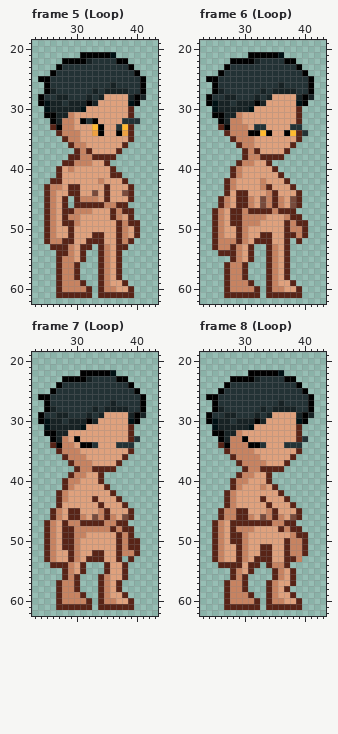
A pixel-art file gets an edit: NPC/Sasha.ase. That is the earlier state.
64x64 pixels, 18 frames. Colours within 5 levels of each other are drawn and written as one. Shown: frame 5 (Loop): x 23..43, y 19..62; frame 6 (Loop): x 23..43, y 19..62; frame 7 (Loop): x 23..43, y 19..62; frame 8 (Loop): x 23..43, y 19..62. The commit also changed other frames, which this record leaves out.
New version:
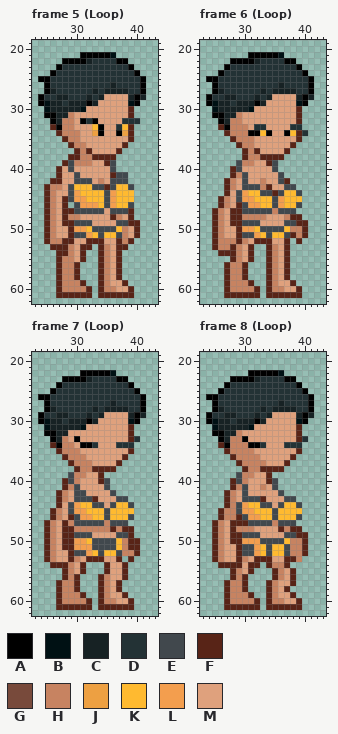
Palette (. is transparent): A #000000  B #001114  C #172224  D #233235  E #41484d  F #582417  G #784a3b  H #c78361  J #eda042  K #ffba30  L #f39e4e  M #dfa17d
What changed:
layer "Clothes" now shown
Frame 5 (Loop), layer "Clothes":
y 39: x 29 F -> E; x 36 . -> E
y 40: x 29 H -> E; x 36 F -> E
y 41: x 30 M -> E; x 37..38 F. -> EE
y 42: x 30..32 MMM -> EEE; x 36..38 MMF -> EEE
y 43: x 29..34 FFMMMM -> EKKKEE; x 36..39 MMMF -> EKKE
y 44: x 29..39 FFMMGMFMMGF -> ELKKKKELKKK
y 45: x 29..39 .FHHHMFMMMF -> ELLKKKELKKK
y 46: x 30..39 FFFFFHHFF. -> ELLLKELKKE
y 47: x 30..34 HHHMM -> EEEEE; x 36..38 FHF -> EEE
y 49: x 30..32 HMM -> EEE; x 37..38 FH -> EE
y 50: x 30..37 MMMMMMMF -> LLKEEEEK
y 51: x 30..37 MMMFFMMF -> EELKEKKE
Frame 6 (Loop), layer "Clothes":
y 39: x 29 F -> E; x 35 . -> E
y 40: x 29 H -> E; x 35 F -> E
y 41: x 30 M -> E; x 36 F -> E
y 42: x 30 M -> E; x 36 M -> E
y 43: x 30..32 MMM -> EEE; x 37..38 MF -> EE
y 44: x 29..34 FFMMMH -> ELKKEE; x 36..39 MMMF -> EKKE
y 45: x 29..39 FFHMGHFHMGF -> ELLKKKELKKK
y 46: x 30..39 FHMGHFHMGF -> ELLKKELKKE
y 47: x 30..34 HFFFF -> EEEEE; x 36..38 FFF -> EEE
y 49: x 30..32 HHH -> EEE; x 37..38 FH -> EE
y 50: x 30..37 HMMMMMMF -> LLKEEEEK
y 51: x 30..37 HMMFFMMF -> EELKEKKE
Frame 7 (Loop), layer "Clothes":
y 39: x 29 F -> E
y 40: x 29 H -> E; x 35 . -> E
y 41: x 30 M -> E; x 35 F -> E
y 42: x 30..31 MM -> EE; x 36 F -> E
y 43: x 30..32 MMM -> EEE; x 37..38 F. -> EE
y 44: x 29..34 MMMMMF -> ELKKEE; x 36..39 MMF. -> EKKE
y 45: x 29..39 FFMMMHFMMMF -> ELLKKKEKKKK
y 46: x 30..39 FHMGHFHMGF -> ELLKKEKKKE
y 47: x 30..34 HFFFF -> EEEEE; x 36..38 HFF -> EEE
y 49: x 30..32 HHM -> EEE; x 37..38 FH -> EE
y 50: x 30..37 HMMMMMMF -> LLKEEEEK
y 51: x 30..37 HMMMMMMF -> LLLEEEEK
y 52: x 30..37 HMMFFMMF -> EELKEKKE
Frame 8 (Loop), layer "Clothes":
y 39: x 29 F -> E
y 40: x 29 H -> E; x 35 . -> E
y 41: x 30 M -> E; x 35 F -> E
y 42: x 30 M -> E; x 36 F -> E
y 43: x 30..32 MMM -> EEE; x 37..38 F. -> EE
y 44: x 29..34 MMMMMF -> ELKKEE; x 36..39 MMF. -> EKKE
y 45: x 29..39 FFMMMHFMMMF -> ELLKKKEKKKK
y 46: x 30..39 FHMGHFHMGF -> ELLKKEKKKE
y 47: x 31..34 FFFF -> EEEE; x 36..38 HFF -> EEE
y 49: x 30..32 HMM -> EEE; x 37..38 MH -> EE
y 50: x 30..37 HMMMMMMF -> LLLEEEEK
y 51..52: x 30..37 HMMFFMMF -> EELKEKKE
